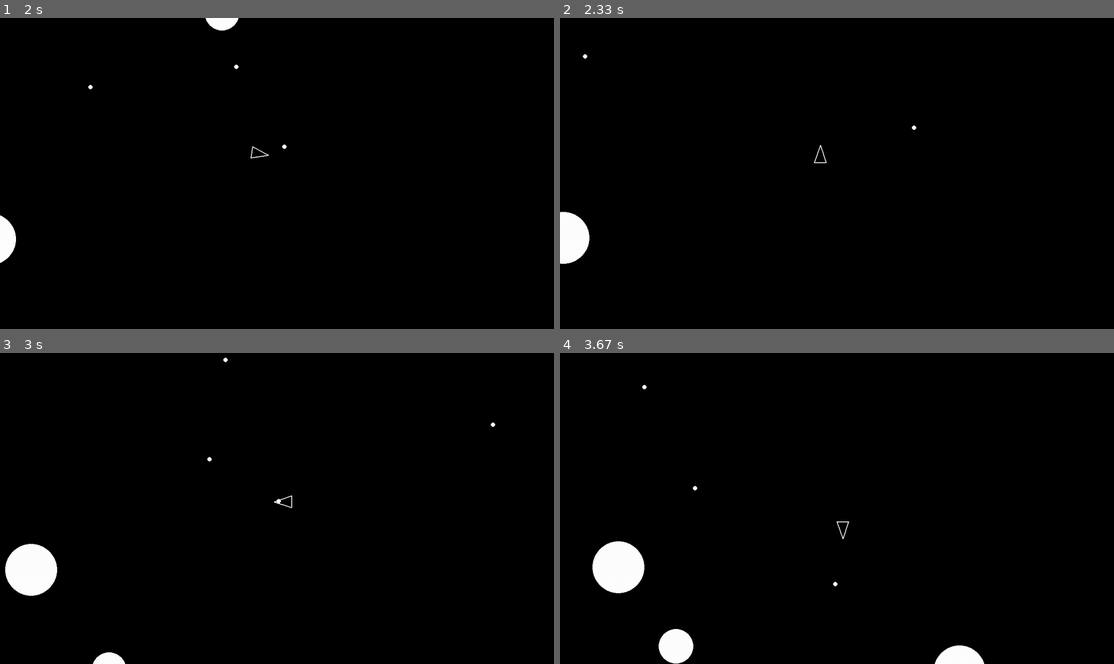
Above: before the commit, frames 1-4 (two rows, left to right).
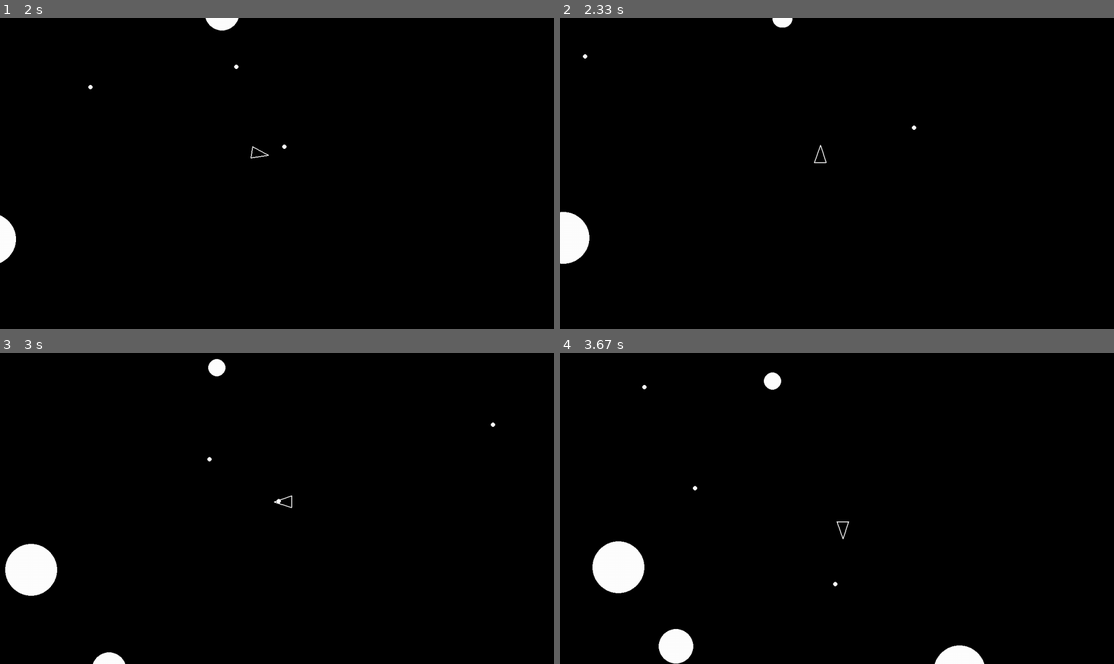
Above: after the commit, the same moments.

Repository: ptambo/asteroids-pygame
Game: pygame game, started from main.py
Same seed, same stepped clock (60 frames per second), same inputs: the game is played once before the commit and once after it.
Inputs:
- Up to frame 1 (2 s): tap Space at 0.33, 0.73, 1.03, 1.23, 1.57, 1.87 s; hold D 0.67-1.13 s; hold W 1.17-1.47 s; hold D 1.5-1.97 s
- Up to frame 2 (2.33 s): hold A from 2 s (still down); tap Space at 2.07 s
- Up to frame 3 (3 s): tap Space at 2.37, 2.63, 2.97 s; release A at 2.53 s; hold S 2.57-2.87 s; hold A from 2.9 s (still down)
- Up to frame 4 (3.67 s): tap Space at 3.27, 3.4 s; release A at 3.3 s; hold W from 3.33 s (still down)

Frame 1 is identical in both runs. In frame 2, less than 0.1% of the frame differs, in the area x 38-42%, y 0-4%; in frame 3, 0.2%, in the area x 37-42%, y 1-8%; in frame 4, 0.1%.

Commit message:
add split function to destroyed astroids

Diff:
--- a/asteroid.py
+++ b/asteroid.py
@@ -1,5 +1,6 @@
 import circleshape
 import pygame
+import random
 from constants import *
 
 class Asteroid(circleshape.CircleShape):
@@ -11,3 +12,14 @@
 
     def update(self, dt):
        self.position += self.velocity*dt
+
+    def split(self):
+        self.kill()
+        if self.radius <= ASTEROID_MIN_RADIUS:
+            return
+        #create random angle and 2 new astroids that are rotated with and against the random angle
+        rndangle = random.uniform(20, 50)
+        as1 = Asteroid(self.position[0], self.position[1], self.radius - ASTEROID_MIN_RADIUS)
+        as2 = Asteroid(self.position[0], self.position[1], self.radius - ASTEROID_MIN_RADIUS)
+        as1.velocity = self.velocity.rotate(rndangle)*1.2
+        as2.velocity = self.velocity.rotate(-rndangle)*1.2
--- a/main.py
+++ b/main.py
@@ -43,7 +43,7 @@
                 return
             for s in shots:
                 if a.collision(s):
-                    a.kill()
+                    a.split()
                     s.kill()
         for d in drawable:
             d.draw(screen)
